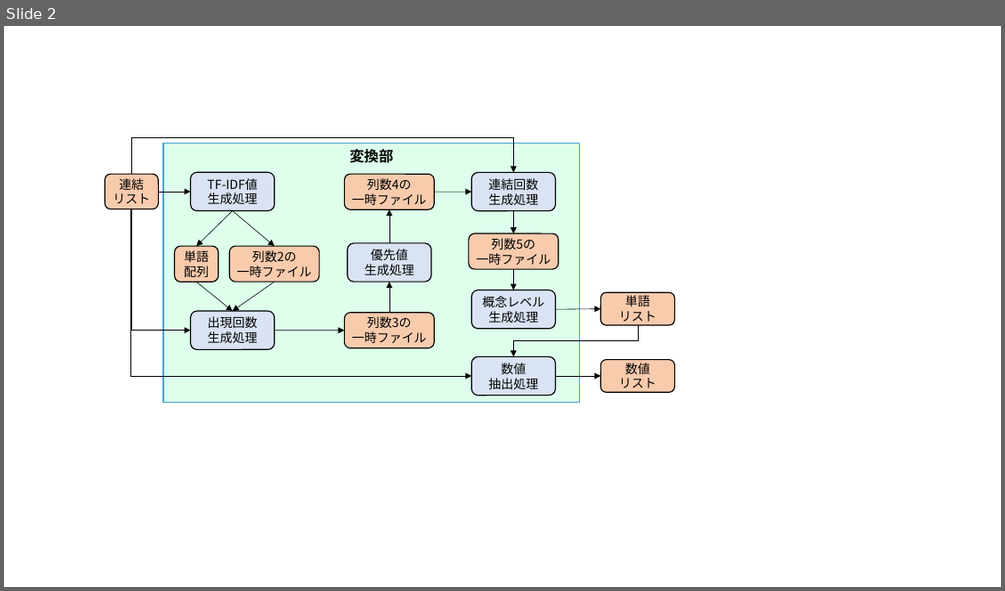
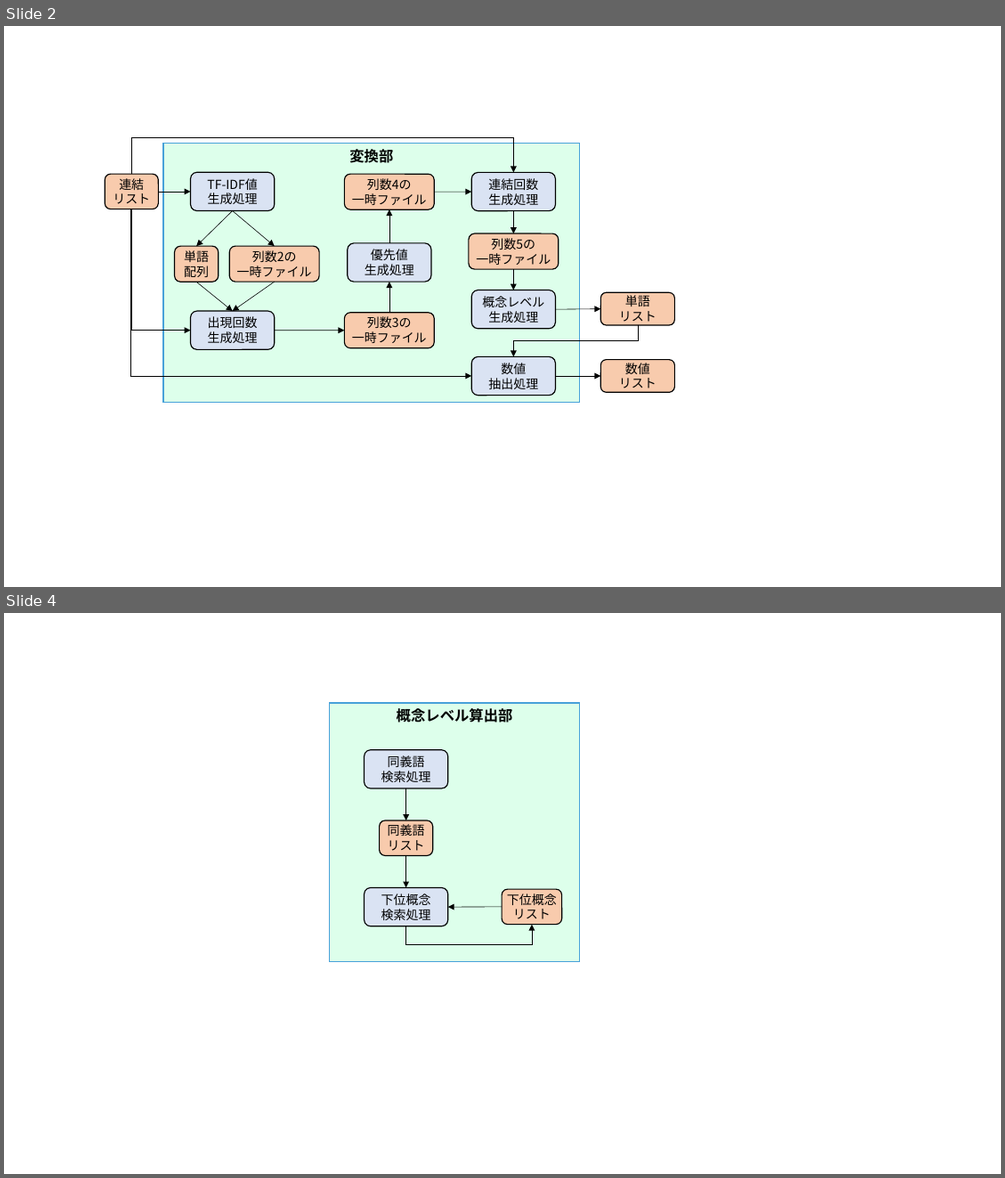
Before and after one commit to sugaken0528/masterPaper, a slide deck: image/sozai.pptx. Shown one above the other, each under a label of ours: slide 2 before the commit, slides 2 and 4 after it; the slides between them are not shown. The pictures are 1005x591 and 1005x1178 pixels, drawn with LibreOffice and Linux fonts; fonts in the diff are those of the drawing. Boxes give left, top, right and bottom in pixels: in the first picture for what was removed or moved away, otherwise in the second. Text is boxed around its words. In the diff, an @@ line names an element or a change of style, - is before the commit and + after.

Commit message:
概念レベル算出処理の説明を追加

```diff
--- a/image/sozai.pptx
+++ b/image/sozai.pptx
@@ slide 4 added at (4, 613, 1001, 1174), background #FFFFFF @@
@@ rectangle added at (329, 703, 579, 962), fill #DDFFEB, outline #47A1D9 1 pt, 14 pt, text #000000, bold @@
+概念レベル算出部
@@ rounded rectangle added at (364, 750, 448, 788), fill #DAE3F3, outline #000000 1 pt, 12 pt, text #000000 @@
+同義語
+検索処理
@@ arrow added from (406, 788) to (406, 820), #000000 0.5 pt @@
@@ rounded rectangle added at (380, 820, 433, 855), fill #F8CBAD, outline #000000 1 pt, 12 pt, text #000000 @@
+同義語
+リスト
@@ arrow added from (406, 855) to (406, 887), #000000 0.5 pt @@
@@ rounded rectangle added at (364, 887, 448, 926), fill #DAE3F3, outline #000000 1 pt, 12 pt, text #000000 @@
+下位概念
+検索処理
@@ rounded rectangle added at (502, 889, 562, 925), fill #F8CBAD, outline #000000 1 pt, 12 pt, text #000000 @@
+下位概念
+リスト
@@ elbow arrow added from (406, 926) to (532, 925), #000000 0.5 pt @@
@@ arrow added from (502, 907) to (448, 907), #000000 0.5 pt @@
```
Also in this commit, not shown: 1 slide changed, 2 other slides added, 2 other files.
